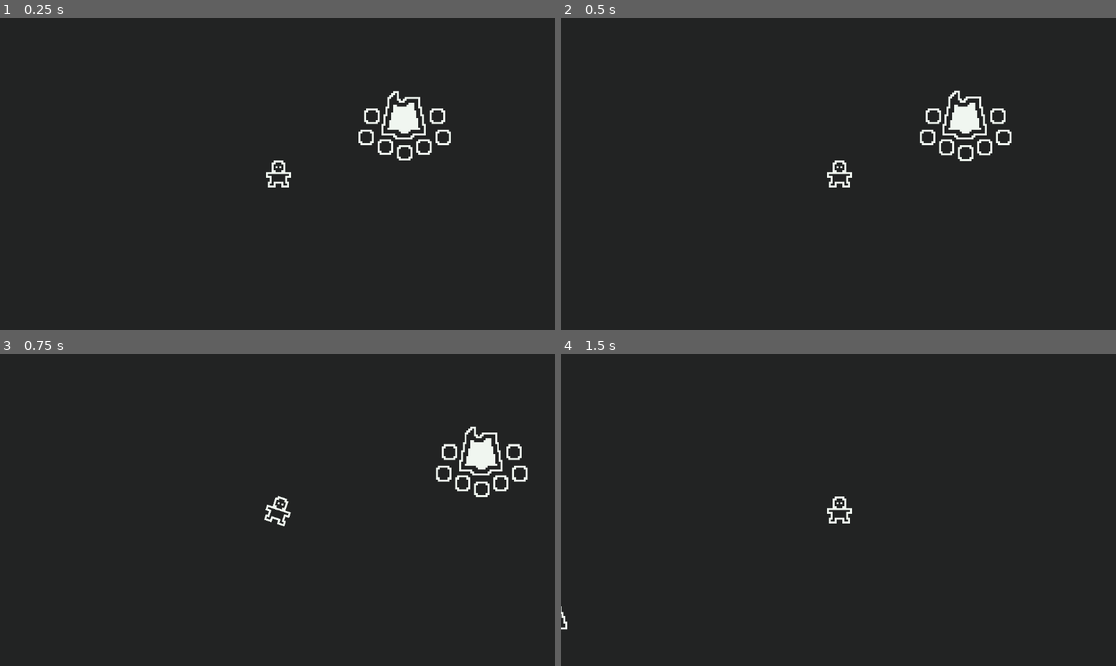
Above: before the commit, frames 1-4 (two rows, left to right).
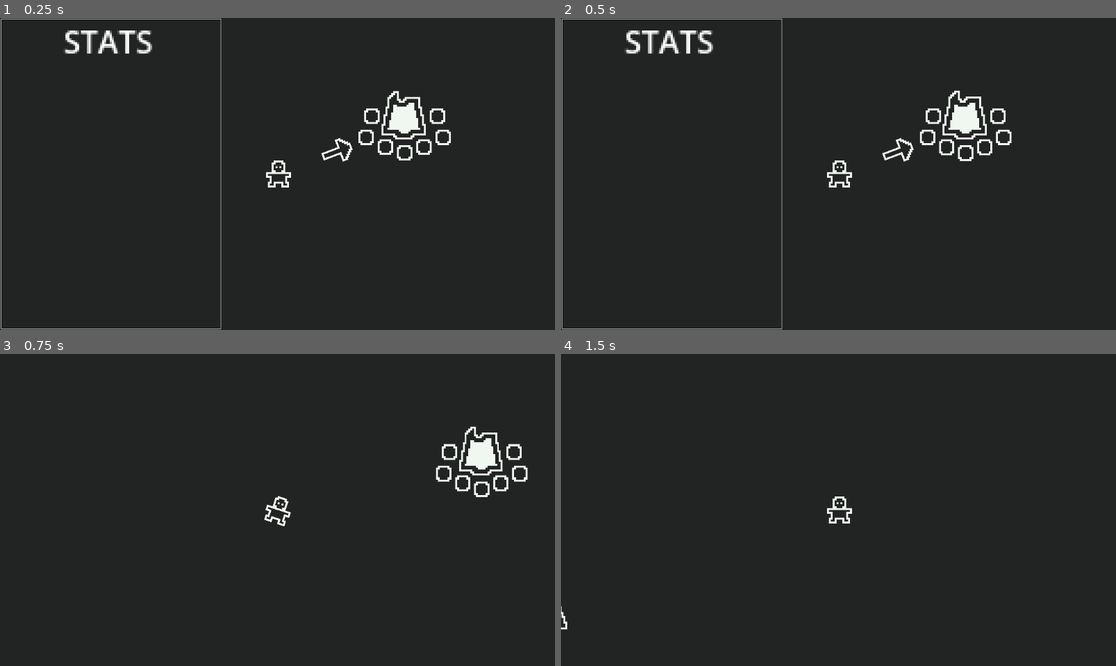
Above: after the commit, the same moments.

Repository: ArthurNaue/survival
Game: Godot game, scene res://scenes/world/root/world.tscn
The game is run twice, just before and just after one commit, with the same random seed, the same clock (stepped at 60 frames per second) and the same inputs.
Inputs (mouse positions are in pixels of both pictures, inside the frame that each line leads up to):
- Up to frame 1 (0.25 s): no input
- Up to frame 2 (0.5 s): no input
- Up to frame 3 (0.75 s): move the mouse to (399, 494) at 0.52 s; hold A (A) from 0.53 s (still down)
- Up to frame 4 (1.5 s): tap D (D) at 0.8, 1.35 s; move the mouse to (727, 525) at 1.27 s; release A (A) at 1.28 s

The runs differ from the first frame. In frame 1, 1.3% of the frame differs, in the area x 0-64%, y 0-100%; in frame 2, 1.3%; in frame 3, nothing differs; in frame 4, nothing differs.

Commit message:
bug de construcao sobre outra resolvido

Diff:
--- a/project.godot
+++ b/project.godot
@@ -28,6 +28,7 @@
 world=""
 player=""
 item=""
+constructions=""
 
 [input]
 
--- a/scenes/constructions/root/construction.tscn
+++ b/scenes/constructions/root/construction.tscn
@@ -90,7 +90,7 @@
 "": SubResource("AnimationLibrary_6cc28")
 }
 
-[node name="hitbox" type="Area2D" parent="."]
+[node name="hitbox" type="Area2D" parent="." groups=["constructions"]]
 collision_layer = 4
 collision_mask = 16
 
--- a/scenes/entities/player/root/player.tscn
+++ b/scenes/entities/player/root/player.tscn
@@ -92,7 +92,6 @@
 shape = SubResource("RectangleShape2D_7l67m")
 
 [node name="gui" type="CanvasLayer" parent="."]
-visible = false
 
 [node name="inventoryRect" type="ColorRect" parent="gui"]
 offset_left = 2.0
--- a/scenes/world/root/world.tscn
+++ b/scenes/world/root/world.tscn
@@ -48,4 +48,6 @@
 
 [node name="constructionObjects" type="Node2D" parent="."]
 
+[node name="sounds" type="Node2D" parent="."]
+
 [connection signal="timeout" from="spawnResourceObjectTimer" to="." method="_on_spawn_resource_object_timer_timeout"]
--- a/scripts/managers/constructionManager/root/constructionManager.gd
+++ b/scripts/managers/constructionManager/root/constructionManager.gd
@@ -21,9 +21,12 @@
 }
 
 var buildMode := false
-var constructionSprite: Sprite2D
 var constructionObject: ConstructionObjectsStats
-var tutorialText: RichTextLabel
+var constructionSprite := Sprite2D.new()
+var tutorialText := RichTextLabel.new()
+var constructionObjectColision := Area2D.new()
+var colided := false
+var constructionObjectShapeColision := CollisionShape2D.new()
 var object: ConstructionObjectsStats
 var warningTextExists := false
 
@@ -31,10 +34,8 @@
 	if ConstructionManager.buildMode == true:
 		tutorialText.global_position = Vector2(get_global_mouse_position().x - 40, get_global_mouse_position().y)
 		constructionSprite.global_position = get_global_mouse_position()
-		if get_player().gui.visible == false and check_requirements():
-			constructionSprite.modulate = Color.GREEN
-		else:
-			constructionSprite.modulate = Color.RED
+		constructionObjectColision.global_position = get_global_mouse_position()
+		constructionObjectShapeColision.global_position = get_global_mouse_position()
 
 func spawn_construction_object(location: Vector2) -> void:
 	for requirement in constructionObject.requirementNumber:
@@ -53,21 +54,32 @@
 
 func turn_build_mode_on() -> void:
 	buildMode = true
-	tutorialText = RichTextLabel.new()
+	constructionObject = object
+	constructionSprite = Sprite2D.new()
 	tutorialText.text = "Q / CANCEL
 R / ROTATE"
 	tutorialText.size = Vector2(150, 50)
 	tutorialText.scale = Vector2(0.25, 0.25)
-	constructionSprite = Sprite2D.new()
+	constructionObjectColision.set_collision_mask_value(3, true)
+	constructionObjectColision.area_entered.connect(_unable_to_build)
+	constructionObjectColision.area_exited.connect(_able_to_build)
+	constructionObjectShapeColision.shape = RectangleShape2D.new()
+	constructionObjectShapeColision.shape.size = Vector2(32, 32)
 	constructionSprite.texture = object.sprite
-	constructionObject = object
+	if Input.is_action_pressed("TAB"):
+		_unable_to_build()
+	else:
+		_able_to_build()
+	add_child(constructionObjectColision)
+	constructionObjectColision.add_child(constructionObjectShapeColision)
 	add_child(constructionSprite)
 	add_child(tutorialText)
 
 func turn_build_mode_off() -> void:
 	buildMode = false
-	constructionSprite.queue_free()
-	tutorialText.queue_free()
+	constructionSprite.texture = null
+	tutorialText.text = ""
+	_unable_to_build()
 
 func check_requirements() -> bool:
 	var requirementsNumber := 0
@@ -81,12 +93,20 @@
 	return requirementsMet
 
 func _input(_event: InputEvent) -> void:
+	if Input.is_action_just_pressed("TAB"):
+		_unable_to_build()
+	elif Input.is_action_just_released("TAB"):
+		_able_to_build()
+
 	if Input.is_action_just_pressed("M1") and buildMode:
 		if check_requirements():
-			if !get_player().gui.visible:
-				spawn_construction_object(get_global_mouse_position())
+			if !colided:
+				if !get_player().gui.visible:
+					spawn_construction_object(get_global_mouse_position())
+				else:
+					warning_text("Turn the GUI off!")
 			else:
-				warning_text("Turn the GUI off!")
+				warning_text("Something in the way!")
 		else:
 			warning_text("Not enough resources!")
 	if Input.is_action_just_pressed("Q") and buildMode == true:
@@ -94,13 +114,21 @@
 	if Input.is_action_just_pressed("R") and buildMode == true:
 		constructionSprite.rotation_degrees += 90
 
+func _able_to_build(_area: Area2D = null) -> void:
+	colided = false
+
+func _unable_to_build(_area: Area2D = null) -> void:
+	colided = true
+
 func warning_text(text: String) -> void:
 	if !warningTextExists:
 		var warningText = RichTextLabel.new()
 		warningText.bbcode_enabled = true
-		warningText.size = Vector2(200, 100)
+		warningText.size = Vector2(200, 50)
+		warningText.pivot_offset = Vector2(100, 25)
+		warningText.scale = Vector2(2, 2)
 		warningText.text = "[center]" + text
-		warningText.position = Vector2(450, 600)
+		warningText.position = Vector2(550, 600)
 		PlayerManager.get_player().get_node("gui").add_child(warningText)
 		warningTextExists = true
 		await get_tree().create_timer(1).timeout
--- a/scripts/managers/gameManager/root/gameManager.gd
+++ b/scripts/managers/gameManager/root/gameManager.gd
@@ -6,4 +6,4 @@
 	sound.global_position = location
 	sound.autoplay = true
 	sound.volume_db = volume
-	WorldManager.get_world().add_child(sound)
+	WorldManager.get_world().get_node("sounds").add_child(sound)
